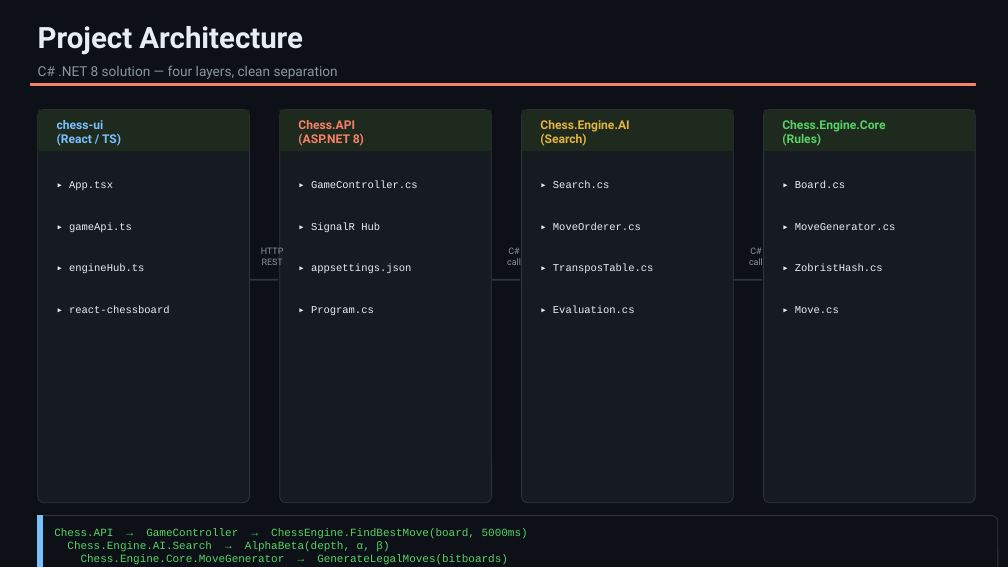
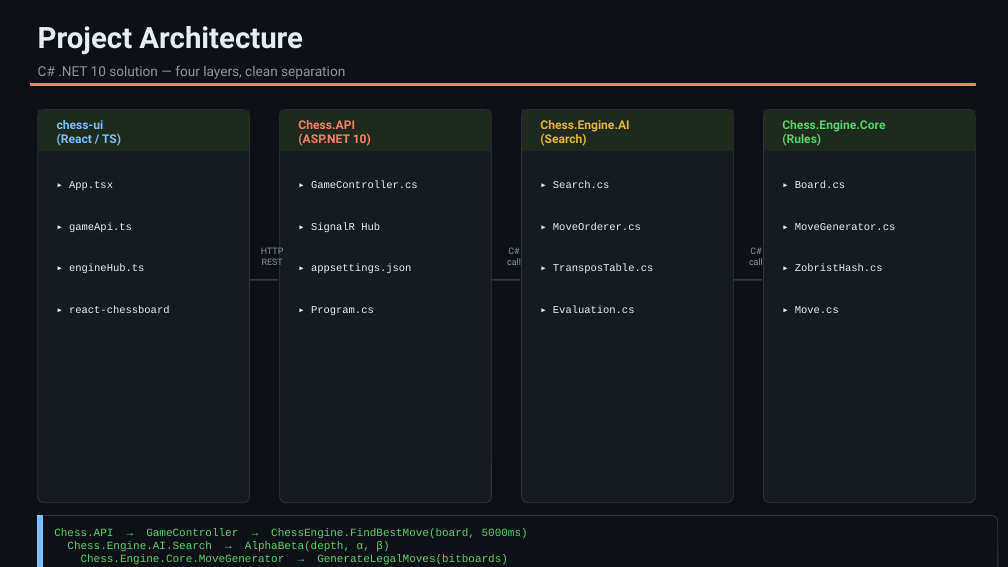
Before and after one commit to hadiafyouni/ChessEngine, a slide deck: slide 15 of docs/ChessEngineArchitecture.pptx. Drawn at 1008x567 pixels with LibreOffice and Linux fonts; fonts in the diff are those of the drawing. Boxes give left, top, right and bottom in pixels: in the first picture for what was removed or moved away, otherwise in the second. Text is boxed around its words. In the diff, an @@ line names an element or a change of style, - is before the commit and + after.

```diff
--- a/docs/ChessEngineArchitecture.pptx
+++ b/docs/ChessEngineArchitecture.pptx
@@ text at <box>38,65,345,79</box>: text changed @@
-C# .NET 8 solution — four layers, clean separation
+C# .NET 10 solution — four layers, clean separation
@@ text at <box>298,133,371,146</box>: text changed @@
-(ASP.NET 8)
+(ASP.NET 10)
```
Also in this commit, not shown: 8 other files.
